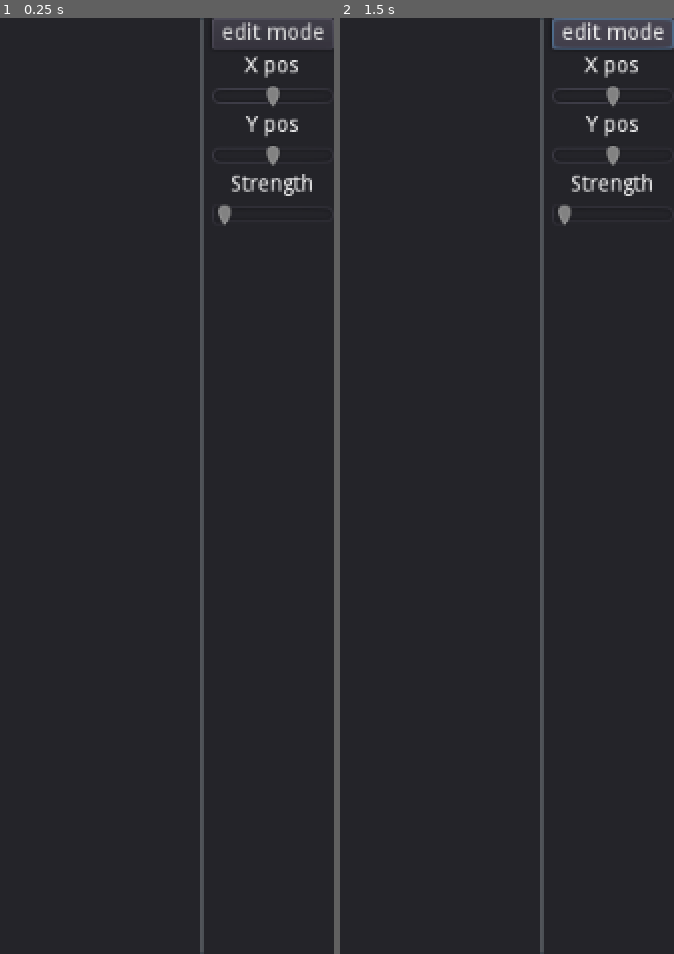
Above: before the commit, frames 1-2 (left to right).
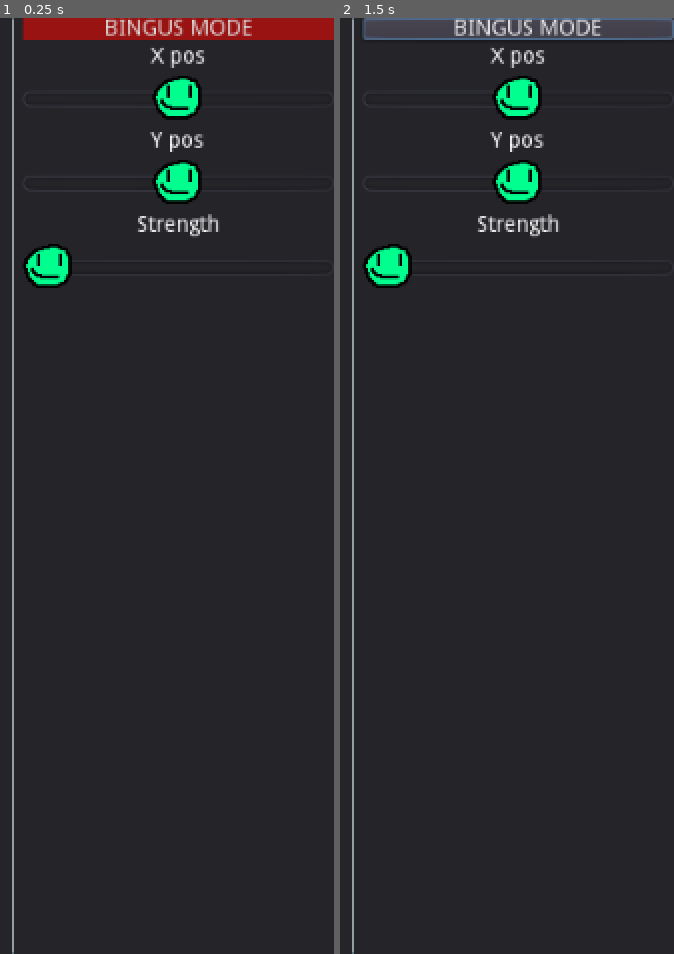
Above: after the commit, the same moments.

Repository: jiink/distor
Game: Godot game, scene res://testCamera.tscn
The game is run twice, just before and just after one commit, with the same random seed, the same clock (stepped at 60 frames per second) and the same inputs.
Inputs:
- Up to frame 1 (0.25 s): no input
- Up to frame 2 (1.5 s): click "edit mode" (after the commit: "BINGUS MODE") at 0.5 s; click "edit mode" (after the commit: "BINGUS MODE") at 1.25 s

The runs differ from the first frame. In frame 1, 7.0% of the frame differs, in the area x 3-100%, y 0-100%; in frame 2, 6.9%.

Commit message:
Theme testing and ignore output dir

Diff:
--- /dev/null
+++ b/distor_theme.tres
@@ -0,0 +1,14 @@
+[gd_resource type="Theme" load_steps=5 format=2]
+
+[ext_resource path="res://smily.png" type="Texture" id=1]
+[ext_resource path="res://smily_disabled.png" type="Texture" id=2]
+[ext_resource path="res://smily_highlight.png" type="Texture" id=3]
+
+[sub_resource type="StyleBoxFlat" id=1]
+bg_color = Color( 0.603922, 0.0784314, 0.0784314, 1 )
+
+[resource]
+Button/styles/normal = SubResource( 1 )
+HSlider/icons/grabber = ExtResource( 1 )
+HSlider/icons/grabber_disabled = ExtResource( 2 )
+HSlider/icons/grabber_highlight = ExtResource( 3 )
--- a/testCamera.tscn
+++ b/testCamera.tscn
@@ -1,7 +1,8 @@
-[gd_scene load_steps=5 format=2]
+[gd_scene load_steps=6 format=2]
 
 [ext_resource path="res://html5webcam.gd" type="Script" id=1]
 [ext_resource path="res://testMaterial.tres" type="Material" id=2]
+[ext_resource path="res://distor_theme.tres" type="Theme" id=3]
 
 [sub_resource type="GDScript" id=1]
 script/source = "extends MarginContainer
@@ -63,6 +64,7 @@
 [node name="testCamera" type="MarginContainer"]
 anchor_right = 1.0
 anchor_bottom = 1.0
+theme = ExtResource( 3 )
 script = SubResource( 1 )
 myMat = ExtResource( 2 )
 
@@ -76,7 +78,7 @@
 
 [node name="TextureRect" type="TextureRect" parent="HBoxContainer"]
 material = ExtResource( 2 )
-margin_right = 934.0
+margin_right = 813.0
 margin_bottom = 600.0
 size_flags_horizontal = 3
 size_flags_vertical = 3
@@ -89,73 +91,74 @@
 texture = SubResource( 2 )
 
 [node name="VSeparator" type="VSeparator" parent="HBoxContainer"]
-margin_left = 938.0
-margin_right = 942.0
+margin_left = 817.0
+margin_right = 821.0
 margin_bottom = 600.0
 
 [node name="VBoxContainer" type="VBoxContainer" parent="HBoxContainer"]
-margin_left = 946.0
+margin_left = 825.0
 margin_right = 1024.0
 margin_bottom = 600.0
 
 [node name="Button" type="Button" parent="HBoxContainer/VBoxContainer"]
-margin_right = 78.0
-margin_bottom = 20.0
-text = "edit mode"
+margin_right = 199.0
+margin_bottom = 14.0
+text = "             BINGUS MODE             "
 
 [node name="Labelled slider X" type="VBoxContainer" parent="HBoxContainer/VBoxContainer"]
-margin_top = 24.0
-margin_right = 78.0
-margin_bottom = 58.0
+margin_top = 18.0
+margin_right = 199.0
+margin_bottom = 68.0
 
 [node name="Label" type="Label" parent="HBoxContainer/VBoxContainer/Labelled slider X"]
-margin_right = 78.0
+margin_right = 199.0
 margin_bottom = 14.0
 text = "X pos"
 align = 1
 
 [node name="XSlider" type="HSlider" parent="HBoxContainer/VBoxContainer/Labelled slider X"]
 margin_top = 18.0
-margin_right = 78.0
-margin_bottom = 34.0
+margin_right = 199.0
+margin_bottom = 50.0
 min_value = -0.5
 max_value = 0.5
 step = 0.0
 
 [node name="Labelled slider Y" type="VBoxContainer" parent="HBoxContainer/VBoxContainer"]
-margin_top = 62.0
-margin_right = 78.0
-margin_bottom = 96.0
+margin_top = 72.0
+margin_right = 199.0
+margin_bottom = 122.0
 
 [node name="Label" type="Label" parent="HBoxContainer/VBoxContainer/Labelled slider Y"]
-margin_right = 78.0
+margin_right = 199.0
 margin_bottom = 14.0
 text = "Y pos"
 align = 1
 
 [node name="YSlider" type="HSlider" parent="HBoxContainer/VBoxContainer/Labelled slider Y"]
 margin_top = 18.0
-margin_right = 78.0
-margin_bottom = 34.0
+margin_right = 199.0
+margin_bottom = 50.0
 min_value = -0.5
 max_value = 0.5
 step = 0.0
 
 [node name="Labelled slider S" type="VBoxContainer" parent="HBoxContainer/VBoxContainer"]
-margin_top = 100.0
-margin_right = 78.0
-margin_bottom = 134.0
+margin_top = 126.0
+margin_right = 199.0
+margin_bottom = 176.0
 
 [node name="Label" type="Label" parent="HBoxContainer/VBoxContainer/Labelled slider S"]
-margin_right = 78.0
+margin_right = 199.0
 margin_bottom = 14.0
+theme = ExtResource( 3 )
 text = "Strength"
 align = 1
 
 [node name="SSlider" type="HSlider" parent="HBoxContainer/VBoxContainer/Labelled slider S"]
 margin_top = 18.0
-margin_right = 78.0
-margin_bottom = 34.0
+margin_right = 199.0
+margin_bottom = 50.0
 min_value = 0.2
 max_value = 2.0
 step = 0.0
Binary file added: smily.png
Not shown, added: smily.png.import
Binary file added: smily_disabled.png
Not shown, added: smily_disabled.png.import
Binary file added: smily_highlight.png
Not shown, added: smily_highlight.png.import
Not shown, changed: .gitignore
